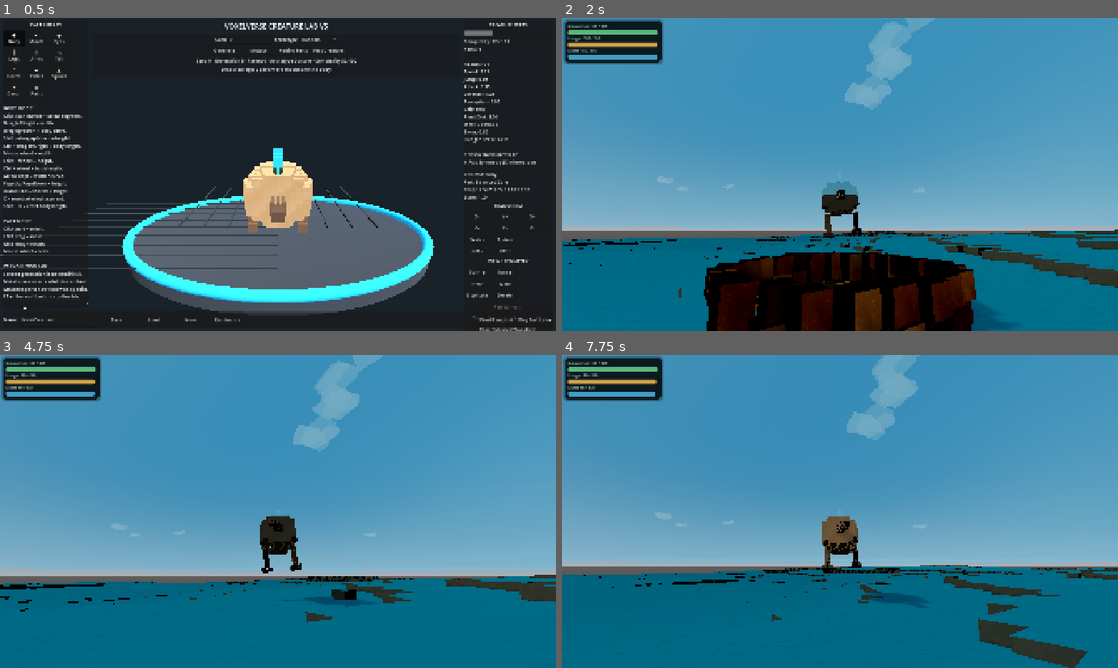
Above: before the commit, frames 1-4 (two rows, left to right).
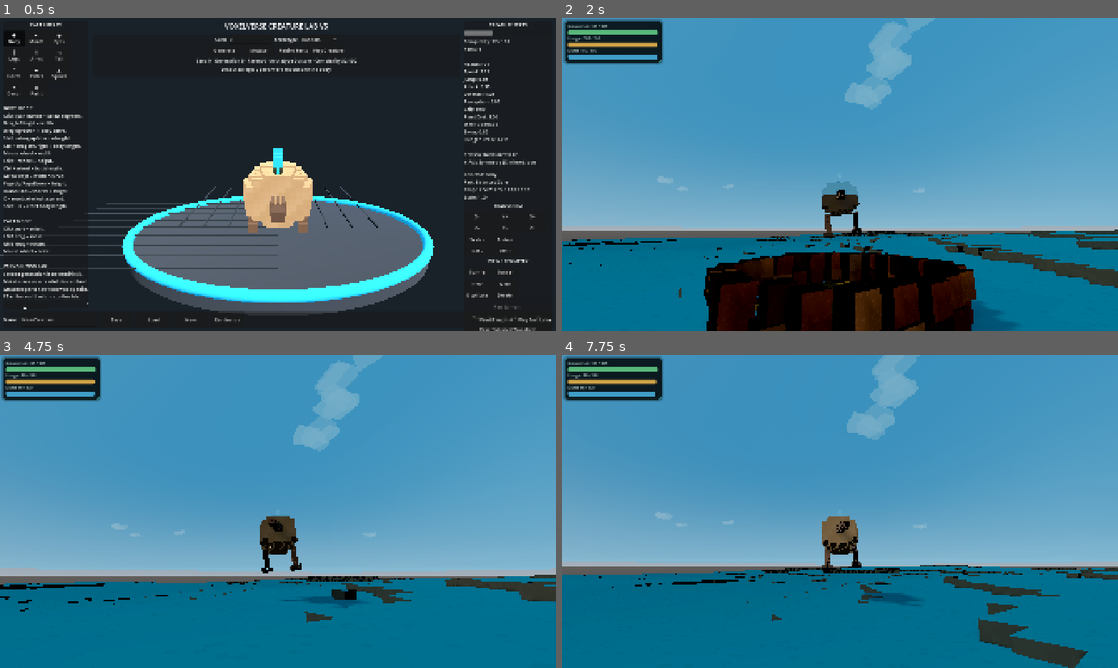
Above: after the commit, the same moments.

Repository: MajorDragonfly/voxelverse
Game: Godot game, scene res://creatures/editor/creature_editor.tscn
The game is run twice, just before and just after one commit, with the same random seed, the same clock (stepped at 60 frames per second) and the same inputs. This scene is started directly instead of the project's main scene.
Inputs (mouse positions are in pixels of both pictures, inside the frame that each line leads up to):
- Up to frame 1 (0.5 s): no input
- Up to frame 2 (2 s): click "Play Test Later" at 0.5 s; tap Enter at 1.25 s; move the mouse to (834, 180) at 1.27 s; hold W (move_forward) from 1.28 s (still down); click (834, 180) at 1.35 s; tap Space (jump) at 1.52 s
- Up to frame 3 (4.75 s): move the mouse to (316, 514) at 2.02 s; tap L at 2.1 s; tap Space (jump) at 2.27, 3.77, 4.52 s; move the mouse to (233, 508) at 2.77 s; tap R at 2.85 s; move the mouse to (283, 511) at 3.52 s; release W (move_forward) at 3.53 s; hold A (move_left) 3.53-4.28 s; tap Tab at 3.6 s; click (283, 511) at 3.67 s; move the mouse to (255, 505) at 4.27 s; hold W (move_forward) from 4.28 s (still down); tap Delete at 4.35 s
- Up to frame 4 (7.75 s): move the mouse to (867, 511) at 5.02 s; tap Q at 5.1 s; tap Space (jump) at 5.27, 6.77, 7.52 s; move the mouse to (812, 511) at 5.77 s; tap E at 5.85 s; click (812, 511) at 5.92 s; move the mouse to (851, 505) at 6.52 s; release W (move_forward) at 6.53 s; hold D (move_right) 6.53-7.28 s; tap X at 6.6 s; move the mouse to (834, 517) at 7.27 s; hold W (move_forward) from 7.28 s (still down); tap M at 7.35 s

Frame 1 is identical in both runs. In frame 2, less than 0.1% of the frame differs, in the area x 55-74%, y 68-90%; in frame 3, 0.4%, in the area x 46-68%, y 51-81%; in frame 4, less than 0.1%.

Commit message:
Rebalance sun fog and shadow distance for readable voxel terrain

Diff:
--- a/world/visuals/planet_visual_environment.tscn
+++ b/world/visuals/planet_visual_environment.tscn
@@ -7,17 +7,17 @@
 [node name="PlanetVisualEnvironment" type="Node3D"]
 script = ExtResource("1_visual")
 enable_debug_mode_keys = false
-sun_elevation_degrees = 46.0
-sun_azimuth_degrees = -38.0
-surface_sun_energy = 1.10
-surface_sun_color = Color(1, 0.92, 0.80, 1)
-surface_shadow_distance = 180.0
-surface_fog_begin = 72.0
-surface_fog_end = 225.0
-surface_fog_strength = 0.44
+sun_elevation_degrees = 48.0
+sun_azimuth_degrees = -36.0
+surface_sun_energy = 0.92
+surface_sun_color = Color(1, 0.95, 0.87, 1)
+surface_shadow_distance = 135.0
+surface_fog_begin = 90.0
+surface_fog_end = 250.0
+surface_fog_strength = 0.28
 enable_surface_volumetric_fog = false
-surface_volumetric_fog_density = 0.0008
-surface_volumetric_fog_length = 180.0
+surface_volumetric_fog_density = 0.0006
+surface_volumetric_fog_length = 190.0
 
 [node name="WorldEnvironment" type="WorldEnvironment" parent="."]
 environment = SubResource("Environment_placeholder")
